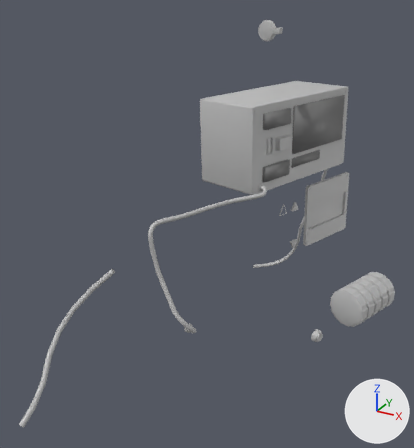
The FBX model Assets/_Assets/Models/RadioParaLlax.fbx, before and after one commit.
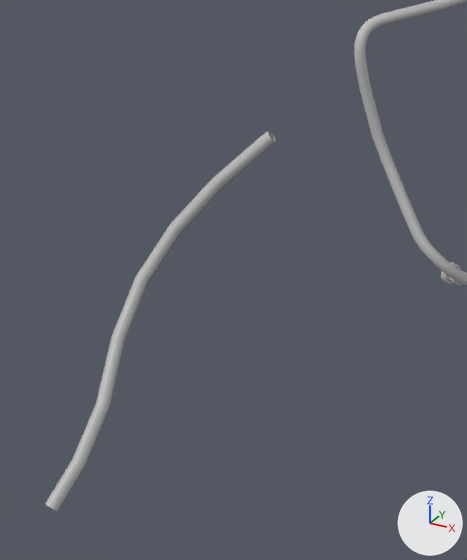
The first picture shows the older version from a camera (50 mm lens) standing at (7.06, -2.98, 15.3) and looking at (2.94, 4.51, 11.55). The close-ups show the older and then the newer version on the part from 0% to 47% of the width and 48% to 100% of the height of that picture. Only the edits that show in the close-ups are written down. The axes (+X, +Y, +Z) are drawn at lower right. The lights are the same throughout. Where no turn or scale is listed for an object, it has been applied to the vertices.

Names of what the first close-up shows: 'ParallaxMod', 'radioCord_v1'.
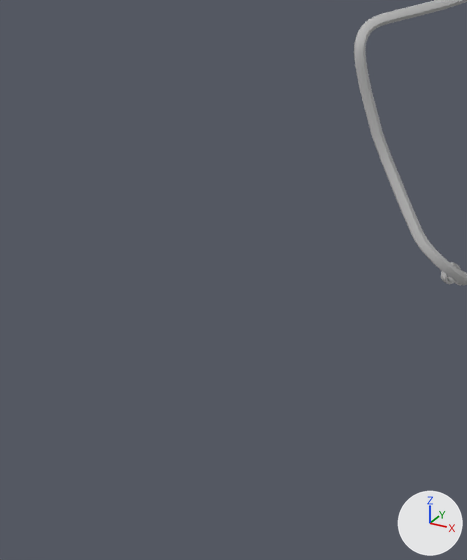
Location of each change, (x1, y1, x2, y2) in pixels of the close-ups (467 x 560 px):
```json
{"object": "radioCord_v1", "change": "deleted", "before": [45, 131, 276, 511]}
```

Scene script edits in JSON lines:
```json
{"op": "remove", "block": "ob_radiocord_v1", "code": ["ob_radiocord_v1 = bpy.data.objects.new('radioCord_v1', me_béziercurve_019)", "ob_radiocord_v1.location = (1.505, 2.434, 10.0)"]}
```
